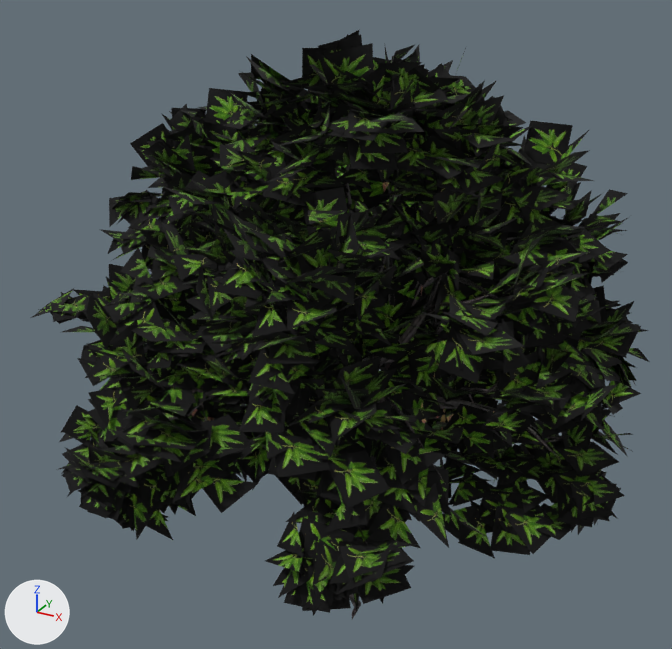
The glTF model apps/king-of-streets/models/tr_mango_lo.glb, before and after one commit.
Both versions are drawn from a camera (50 mm lens) standing at (4.46, -8.6, 7.73) and looking at (-0.17, -0.16, 3.52). The axes (+X, +Y, +Z) are drawn at lower left. The lights are the same throughout. The picture after the commit comes second. Where no turn or scale is listed for an object, it has been applied to the vertices. Vertices at exactly the same position are counted once.

Names of what the first picture shows: 'leaves_Material.001_0', 'tree_Material.002_0' and 1 more.
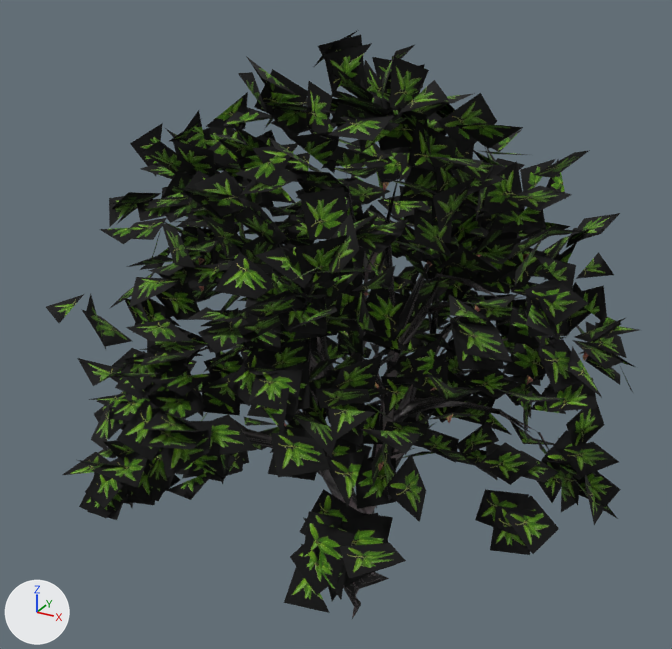
Where the newer file only moved an object's origin or applied its transform, the numbers keep the older frame.

Pixel boxes [x1, y1, x2, y2] of what changed, in the pictures (672 x 649 px):
'leaves_Material.001_0', reshaped
    before: [31, 29, 649, 616]
    after: [46, 30, 639, 613]
part 1 of me_leaves_material_001_0, deleted
    before: [31, 34, 649, 616]
part 2 of me_leaves_material_001_0, deleted
    before: [46, 29, 641, 612]

What changed in the scene script:
```text
Change me_leaves_material_001_0:
    used by ob_leaves_material_001_0; location = (-0.1, -0.21, 3.81)
    remove me_leaves_material_001_0.from_pydata(...)  # 13562 vertices, 5266 faces; spans x -3.35..3.35, y -3.33..3.33, z -2.95..2.95
    add me_leaves_material_001_0.from_pydata(...)  # 2849 vertices, 1297 faces; spans x -3.18..3.17, y -3.18..3.27, z -2.94..2.95
    me_leaves_material_001_0 part 1: 3372 loose pieces with 10461 vertices, spanning x -3.35..3.35, y -3.33..3.33, z -2.95..2.9, are deleted
    me_leaves_material_001_0 part 2: 252 vertices removed from x -3.11..3.01, y -3.08..3.23, z -2.45..2.53
```
